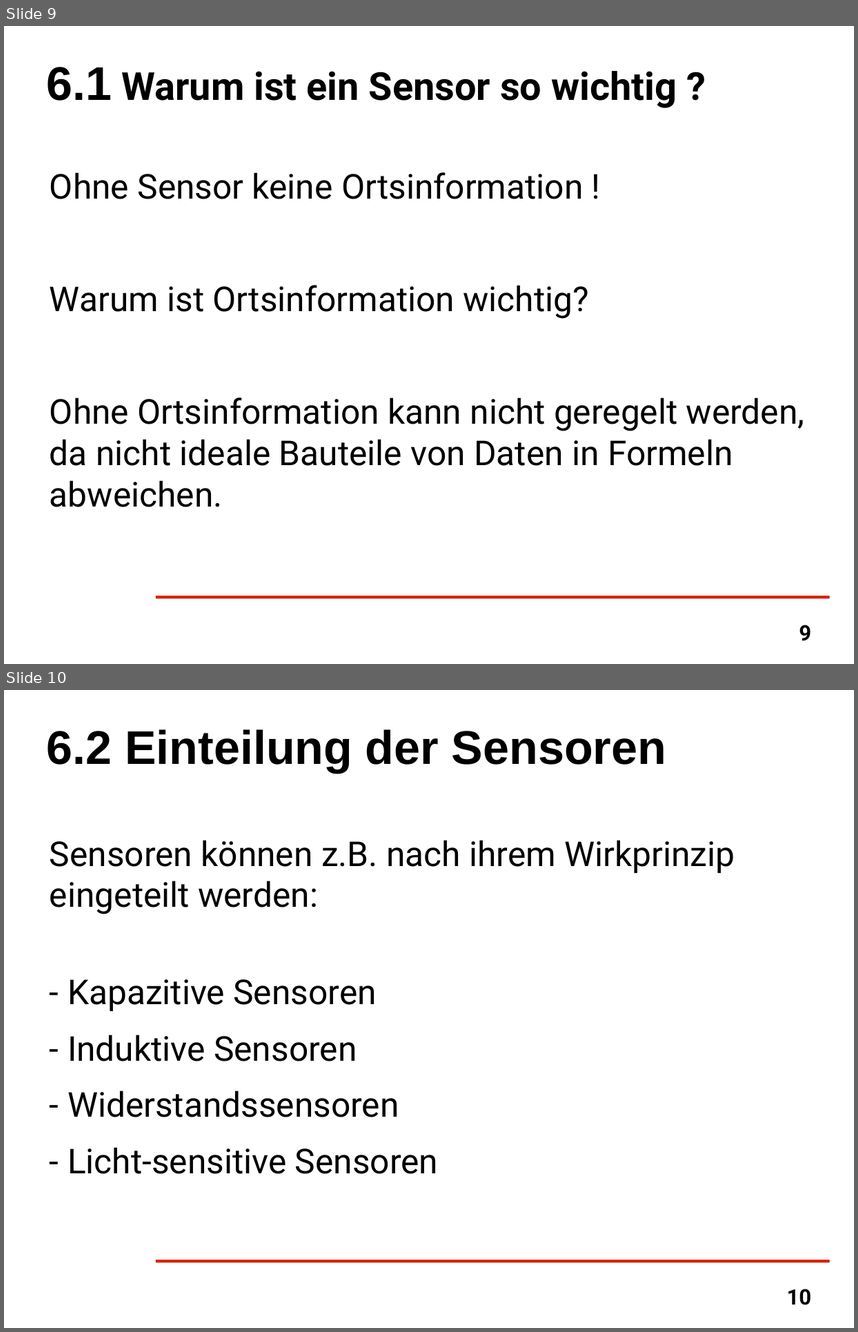
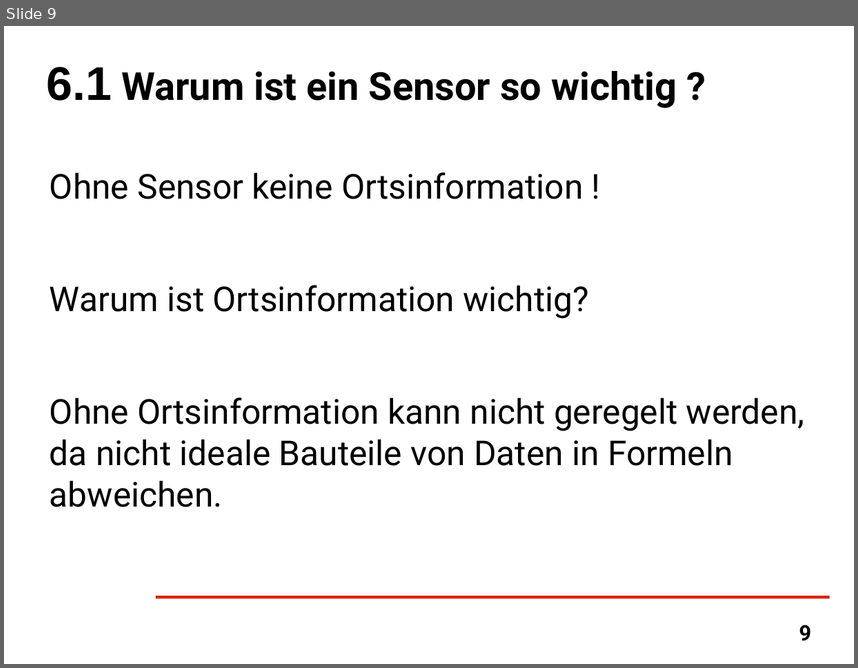
Before and after one commit to kizzm/syt_ss13, a slide deck: Vortrag.odp. Shown one above the other, each under a label of ours: slides 9 and 10 before the commit, slide 9 after it. The pictures are 858x1332 and 858x668 pixels, drawn with LibreOffice and Linux fonts; fonts in the diff are those of the drawing; background and template pictures are left out. Boxes give left, top, right and bottom in pixels: in the first picture for what was removed or moved away, otherwise in the second. Text is boxed around its words. In the diff, an @@ line names an element or a change of style, - is before the commit and + after.

```diff
--- a/Vortrag.odp
+++ b/Vortrag.odp
@@ slide 10 removed at (4, 690, 854, 1328), background #FFFFFF; not listed: 1 template element that a slide beside it also shows @@
@@ title removed at (47, 729, 666, 773) @@
-6.2 Einteilung der Sensoren
@@ text removed at (50, 840, 735, 1174) @@
-Sensoren können z.B. nach ihrem Wirkprinzip eingeteilt werden:
-- Kapazitive Sensoren
-- Induktive Sensoren
-- Widerstandssensoren
-- Licht-sensitive Sensoren
@@ page number removed at (787, 1288, 812, 1305) @@
-10
```
Also in this commit, not shown: 7 slides changed, 2 slides added, 2 other slides removed, 10 other files.
